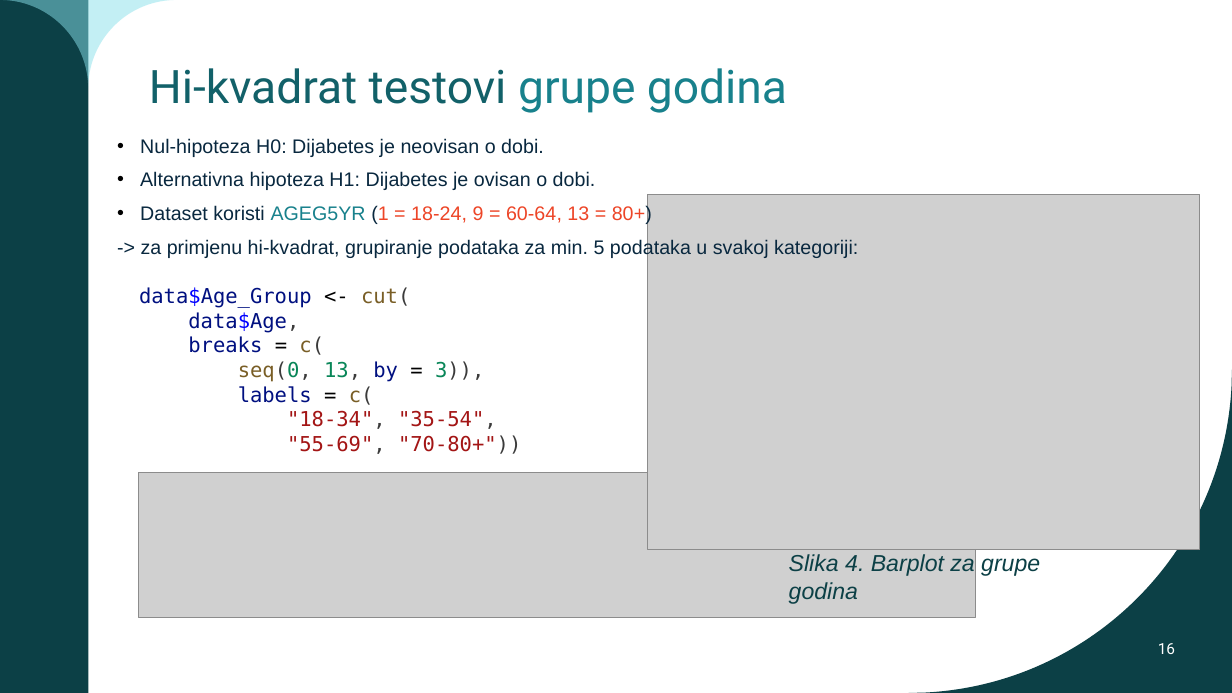
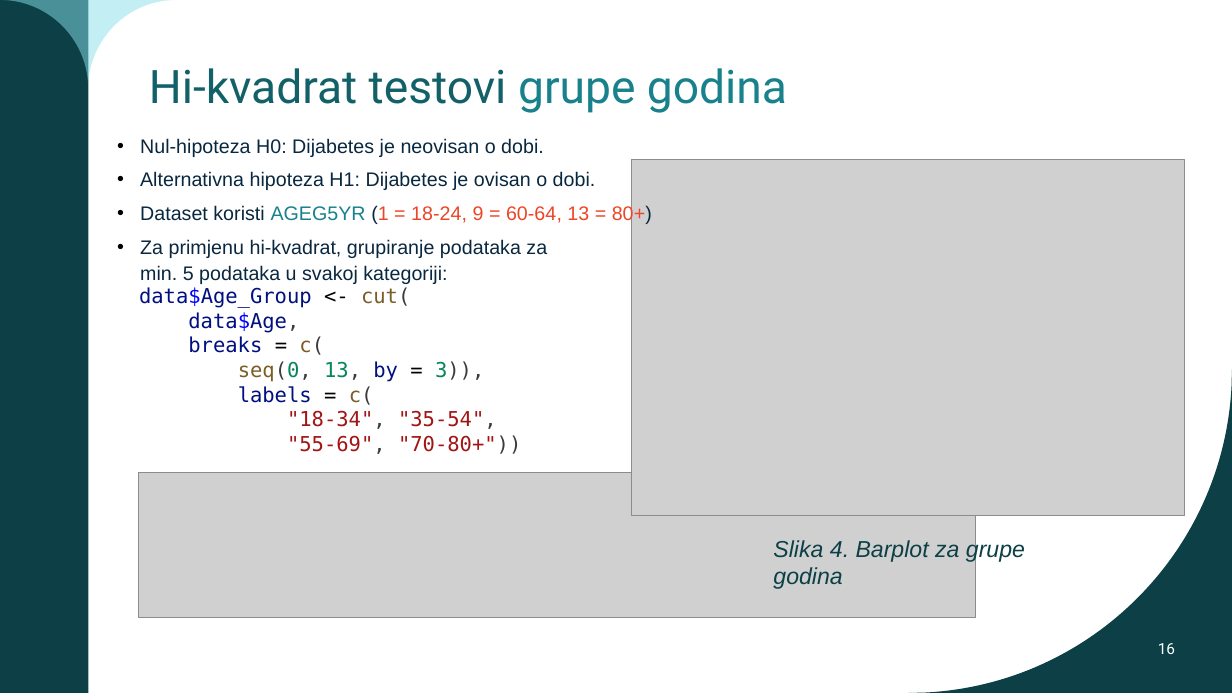
Before and after one commit to jfletcher20/diabetes-health-indicators-analysis, a slide deck: slide 16 of documentation/documentation.pptx. Drawn at 1232x693 pixels with LibreOffice and Linux fonts; fonts in the diff are those of the drawing; grey boxes stand for pictures; background and template pictures are left out. Boxes give left, top, right and bottom in pixels: in the first picture for what was removed or moved away, otherwise in the second. Text is boxed around its words. In the diff, an @@ line names an element or a change of style, - is before the commit and + after.

```diff
--- a/documentation/documentation.pptx
+++ b/documentation/documentation.pptx
@@ picture: place and size @@
-picture at (648, 194, 1201, 549)
+picture at (632, 160, 1185, 515)
@@ text at (140, 239, 547, 284): text changed @@
--> za primjenu hi-kvadrat, grupiranje podataka za min. 5 podataka u svakoj kategoriji:
+• Za primjenu hi-kvadrat, grupiranje podataka za
+  min. 5 podataka u svakoj kategoriji:
@@ text "Slika 4. Barplot za grupe ...": place and size @@
-text "Slika 4. Barplot za grupe ..." at (789, 554, 1040, 604)
+text "Slika 4. Barplot za grupe ..." at (773, 538, 1025, 589)
```
Also in this commit, not shown: 4 other slides changed, 1 other file.
